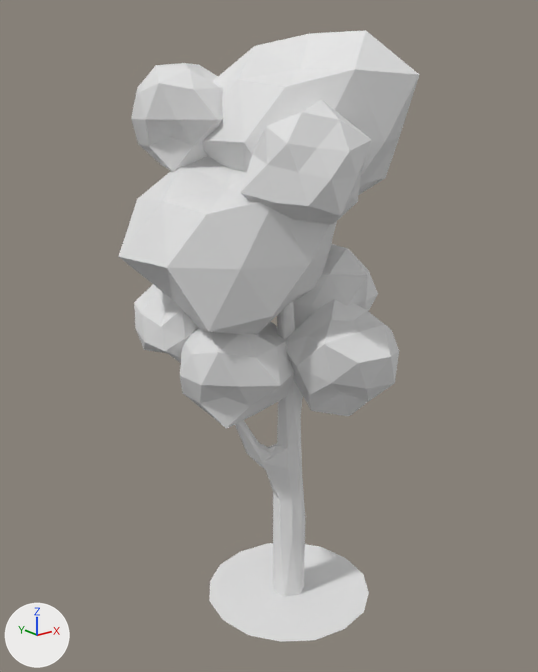
A saved change to the FBX model Projekt Unity/TowerDefense/Assets/Modele/EpokaKamienia/FBX/Otoczenie/Drzewo2.fbx.
Rendered twice from a camera (50 mm lens) standing at (-3.27, -4.11, 3.78) and looking at (0.01, -0.01, 2.14). Every picture has the same lights, and +X, +Y and +Z are marked at lower left. Where no turn or scale is listed for an object, it has been applied to the vertices.

In view in the first picture: 'Drzewo2'.
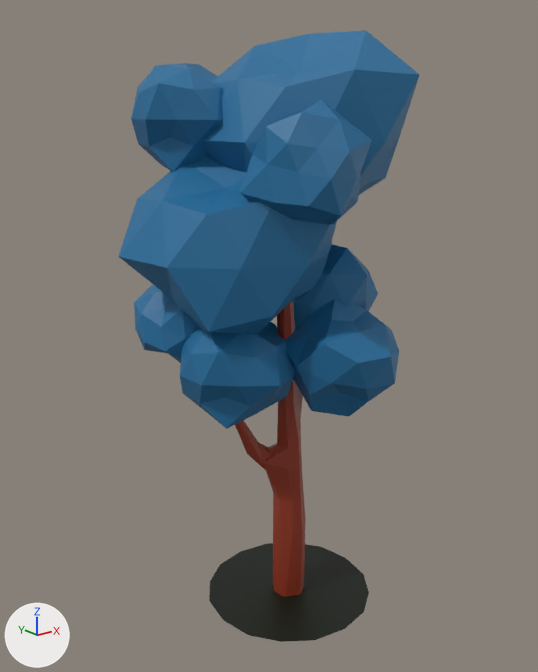
The newer file is also turned or shifted as a whole; pictures and numbers use the older file's frame.

Scene script edits in JSON lines:
```json
{"op": "add", "block": "img_teksturaogolnaenviro_jpg", "code": ["img_teksturaogolnaenviro_jpg = load_image('TeksturaOgolnaEnviro.jpg', '../../Tesktury/TeksturaOgolnaEnviro.jpg', 64, 64, 'sRGB')"]}
{"op": "add", "block": "mat_material_001", "code": ["mat_material_001 = principled_material('Material.001')", "mat_material_001.texture = img_teksturaogolnaenviro_jpg"]}
{"block": "me_plane_001", "where": "me_plane_001.from_pydata(...)  # 458 vertices, 842 faces; spans x -1.09..0.93, y -0.79..0.94, z -0.22..4.22"}
{"op": "add", "block": "me_plane_001", "code": "me_plane_001.materials.append(mat_material_001)  # picture img_teksturaogolnaenviro_jpg"}
```

Changed parts and their boxes (x1, y1, x2, y2) in the pictures (538 x 672 px):
```json
{"object": "Drzewo2", "change": "recoloured", "before": [118, 30, 419, 642], "after": [118, 30, 419, 642], "on screen": "white to blue"}
```
